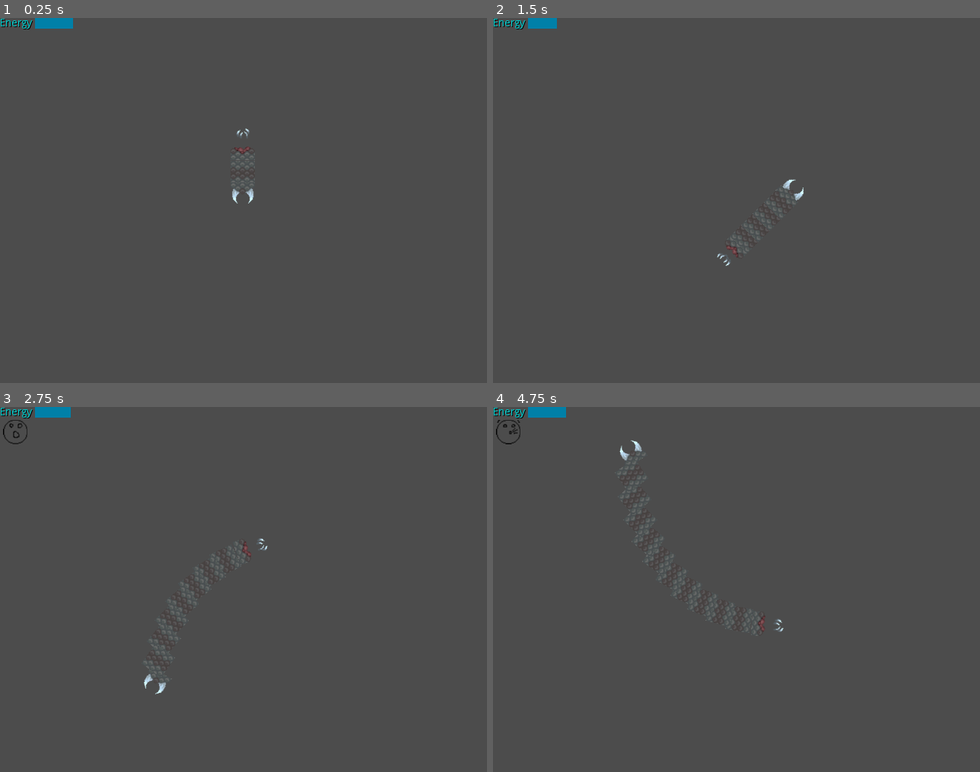
Above: before the commit, frames 1-4 (two rows, left to right).
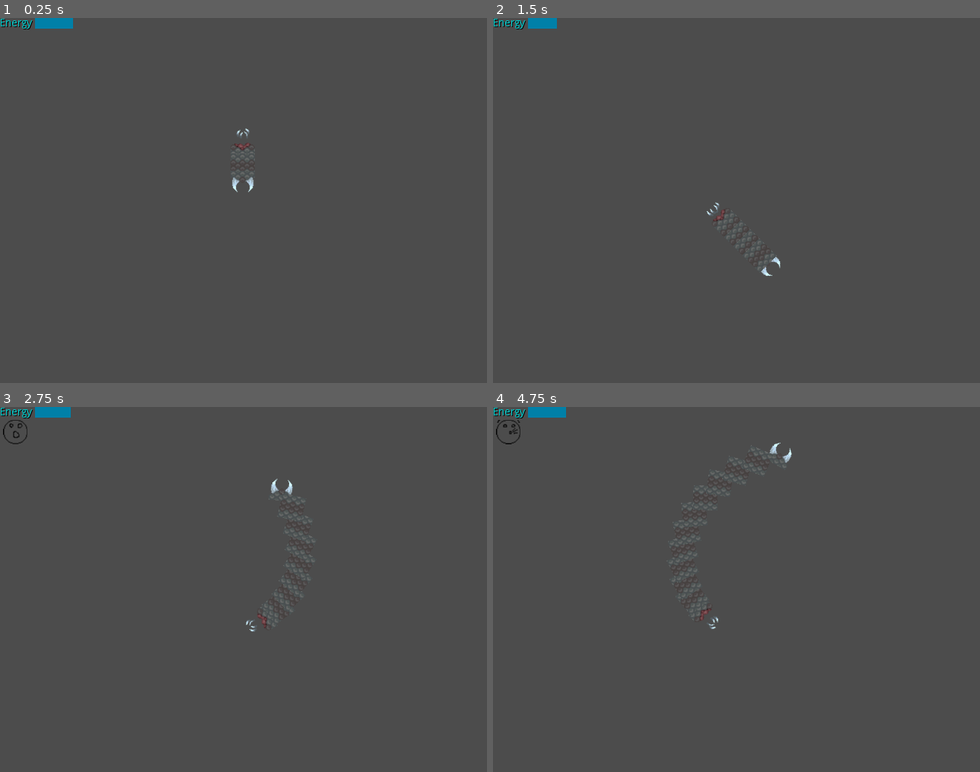
Above: after the commit, the same moments.

Repository: Ridote/LudumDare20180811RunningOutOfSpace
Game: Godot game, scene res://Maps/Map01.tscn
Two runs of this game, one before a commit and one after it. Both use one fixed random seed, a clock stepped at 60 frames per second and the inputs below. The project has no main scene, so this scene is started directly.
Inputs:
- Up to frame 1 (0.25 s): no input
- Up to frame 2 (1.5 s): tap Enter at 0.5 s; hold Right (ui_right) 0.53-1.28 s; hold G 0.53-1.28 s; hold Down (ui_down) from 1.28 s (still down); tap G at 1.35 s
- Up to frame 3 (2.75 s): release Down (ui_down) at 2.03 s; hold Right (ui_right) from 2.03 s (still down); hold G from 2.03 s (still down)
- Up to frame 4 (4.75 s): release Right (ui_right) at 2.78 s; release G at 2.78 s; hold Up (ui_up) 2.78-3.53 s; tap G at 2.85, 4.35 s; tap Space at 3.5 s; hold G 3.53-4.28 s; hold Left (ui_left) from 3.53 s (still down)

The runs differ from the first frame. In frame 1, 0.3% of the frame differs, in the area x 47-53%, y 34-51%; in frame 2, 0.4%; in frame 3, 0.5%; in frame 4, 0.7%, in the area x 25-62%, y 9-63%.

Commit message:
Added torque and readme updated

Diff:
--- a/Entities/Enemies/Enemy.gd
+++ b/Entities/Enemies/Enemy.gd
@@ -1,9 +1,18 @@
 extends KinematicBody2D
 
-
+var allySpotted = false
 
 func _ready():
 	pass
 
-func _process(delta):
-	pass
+func _physics_process(delta):
+	surveillance()
+
+func surveillance():
+	if !allySpotted:
+		var space_state = get_world_2d().direct_space_state
+		# use global coordinates, not local to node
+		var result = space_state.intersect_ray(Vector2(0, 0), Vector2(50, 100))
+
+func spotted(value = true):
+	allySpotted = true
--- a/Entities/Player/Player.gd
+++ b/Entities/Player/Player.gd
@@ -12,9 +12,10 @@
 var canGrow = true
 
 #Movement Attributes
-var maxSpeed = 20
-var normalSpeed = 10
-var minSpeed = 5
+var maxSpeed = 10
+var normalSpeed = 5
+var minSpeed = 1
+var torque = 7
 
 #GUI
 var minEnergyValue = 5
@@ -59,9 +60,9 @@
 
 	#Because we are playing with the orientation to calculate the speed, we will rotate the head to calculate the new speed direction
 	if right:
-		$Mouth.rotation_degrees+=5
+		$Mouth.rotation_degrees+=torque
 	elif left:
-		$Mouth.rotation_degrees-=5
+		$Mouth.rotation_degrees-=torque
 
 	#Update GUI
 	updateGUI()
--- a/Entities/Player/Player.tscn
+++ b/Entities/Player/Player.tscn
@@ -7,7 +7,7 @@
 [ext_resource path="res://Entities/Player/Body.tscn" type="PackedScene" id=5]
 [ext_resource path="res://Entities/Player/Tail.tscn" type="PackedScene" id=6]
 
-[node name="Player" type="Node2D" index="0"]
+[node name="Player" type="Node2D"]
 
 script = ExtResource( 1 )
 _sections_unfolded = [ "Collision" ]
--- a/Maps/Map01.tscn
+++ b/Maps/Map01.tscn
@@ -2,6 +2,6 @@
 
 [ext_resource path="res://Entities/Player/Player.tscn" type="PackedScene" id=1]
 
-[node name="Node2D" type="Node2D"]
+[node name="Node2D" type="Node2D" index="0"]
 
 [node name="Player" parent="." index="0" instance=ExtResource( 1 )]
Not shown, changed: README.md
